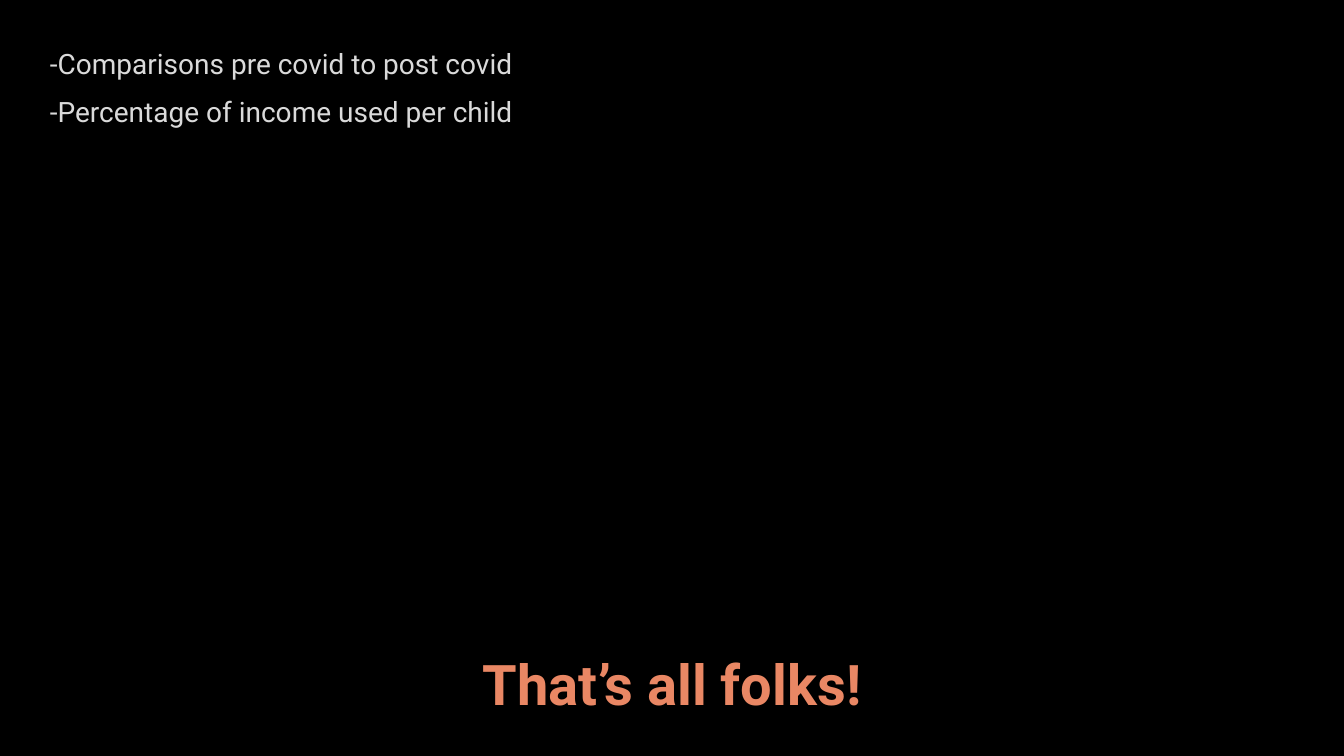
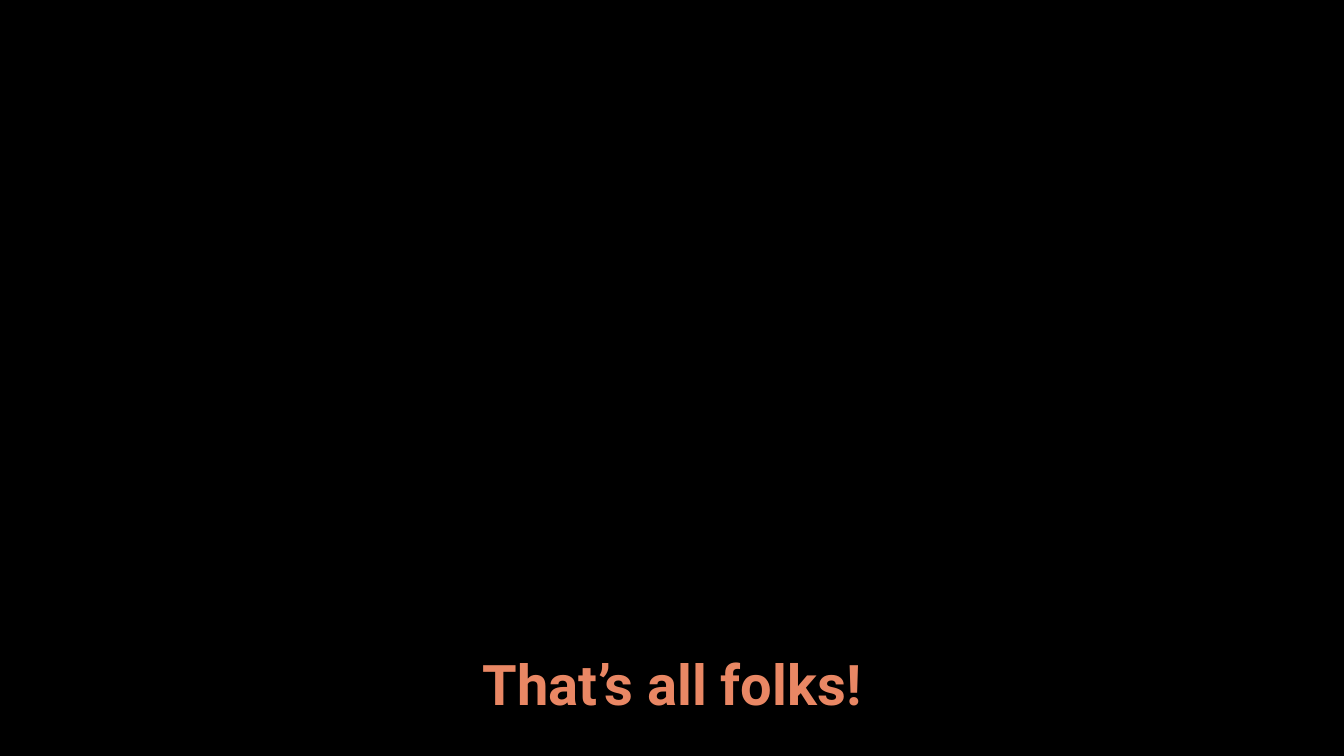
Before and after one commit to Clivesay1/Project-1, a slide deck: slide 15 of Project_1 Slidedeck.pptx (slide 14 before the commit). Drawn at 1344x756 pixels with LibreOffice and Linux fonts; fonts in the diff are those of the drawing; background and template pictures are left out. Boxes give left, top, right and bottom in pixels: in the first picture for what was removed or moved away, otherwise in the second. Text is boxed around its words. In the diff, an @@ line names an element or a change of style, - is before the commit and + after.

```diff
--- a/Project_1 Slidedeck.pptx
+++ b/Project_1 Slidedeck.pptx
@@ text removed at (x1=50, y1=53, x2=512, y2=128) @@
--Comparisons pre covid to post covid
--Percentage of income used per child
```
Also in this commit, not shown: 3 other slides changed, 1 slide added.
